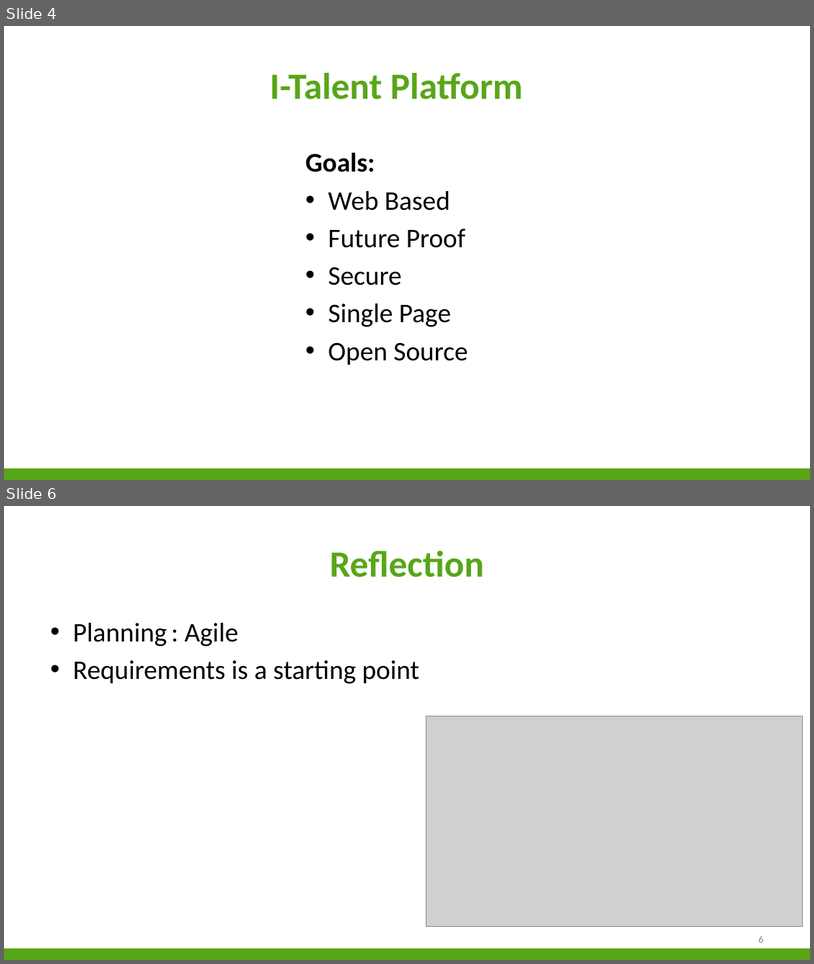
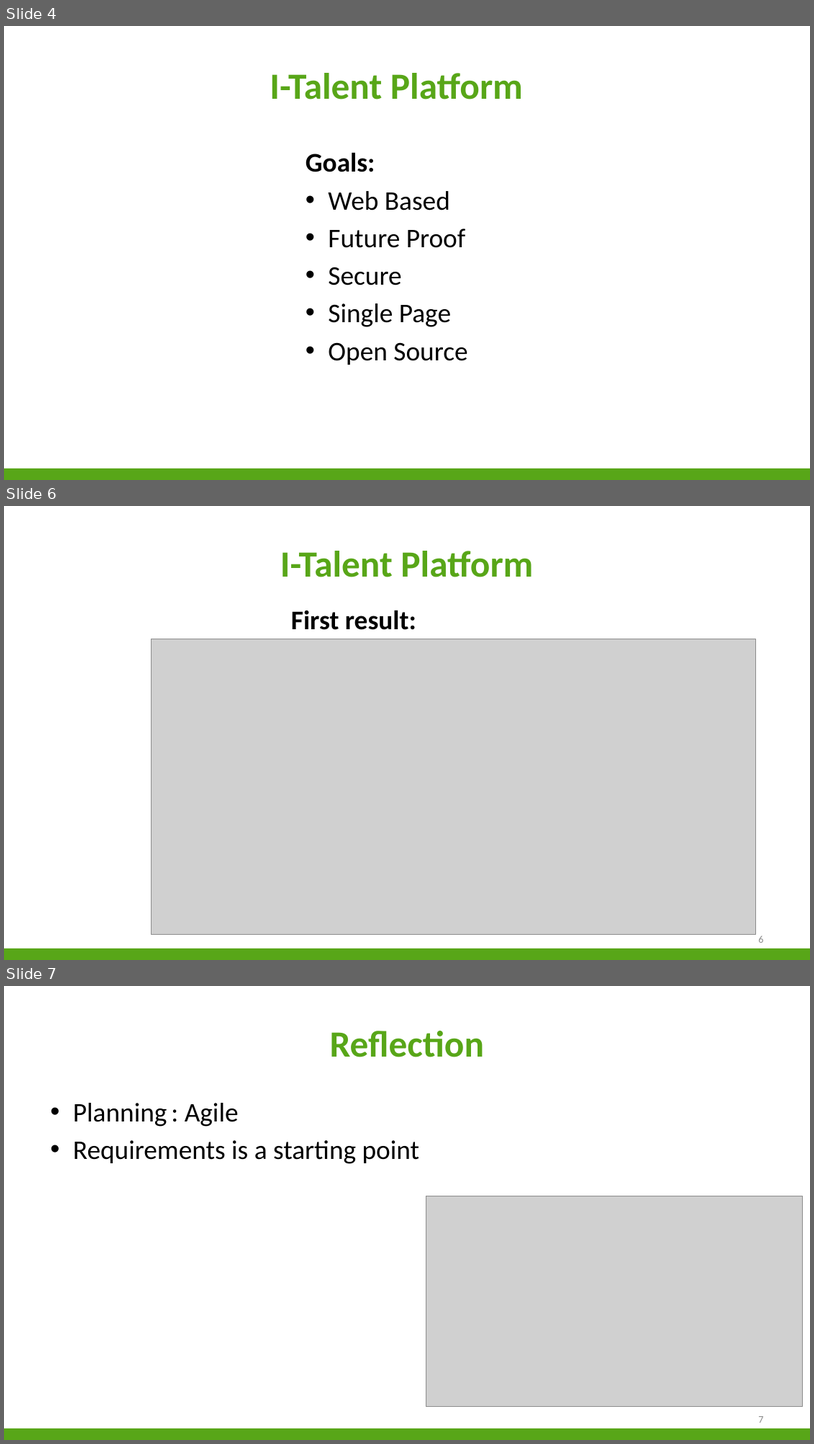
Before and after one commit to niekvandael/iTalent, a slide deck: italent/documents/english/EnglishPresentation.pptx. Shown one above the other, each under a label of ours: slides 4 and 6 before the commit, slides 4, 6 and 7 after it; the slides between them are not shown. The pictures are 814x964 and 814x1444 pixels, drawn with LibreOffice and Linux fonts; fonts in the diff are those of the drawing; grey boxes stand for pictures; background and template pictures are left out. Boxes give left, top, right and bottom in pixels: in the first picture for what was removed or moved away, otherwise in the second. Text is boxed around its words. In the diff, an @@ line names an element or a change of style, - is before the commit and + after.

```diff
--- a/italent/documents/english/EnglishPresentation.pptx
+++ b/italent/documents/english/EnglishPresentation.pptx
@@ slide 6 added at (4, 506, 810, 960), background #FFFFFF; not listed: 1 template element that a slide beside it also shows @@
@@ title added at (280, 551, 533, 577), 44 pt, text #58A618, bold @@
+I-Talent Platform
@@ text added at (291, 610, 417, 630), 32 pt, text #000000, bold @@
+First result:
@@ picture added at (151, 639, 756, 934) @@
@@ page number added at (759, 936, 764, 942), 12 pt, text #898989 @@
+6
@@ what was slide 6 is now slide 7 @@
@@ page number at (759, 1416, 764, 1422): text changed @@
-6
+7
```
Also in this commit, not shown: 1 other slide added, 1 slide removed.
